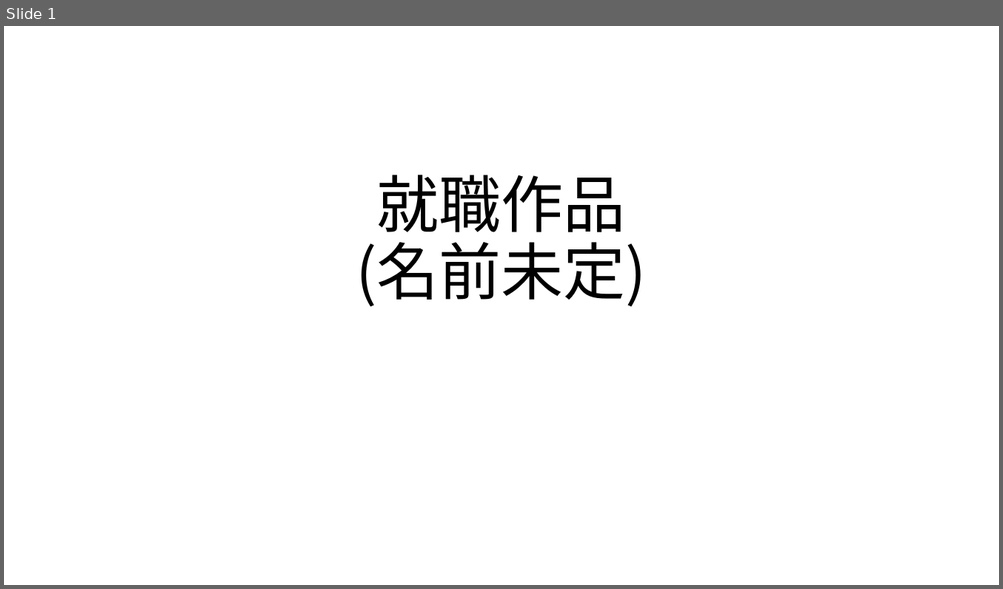
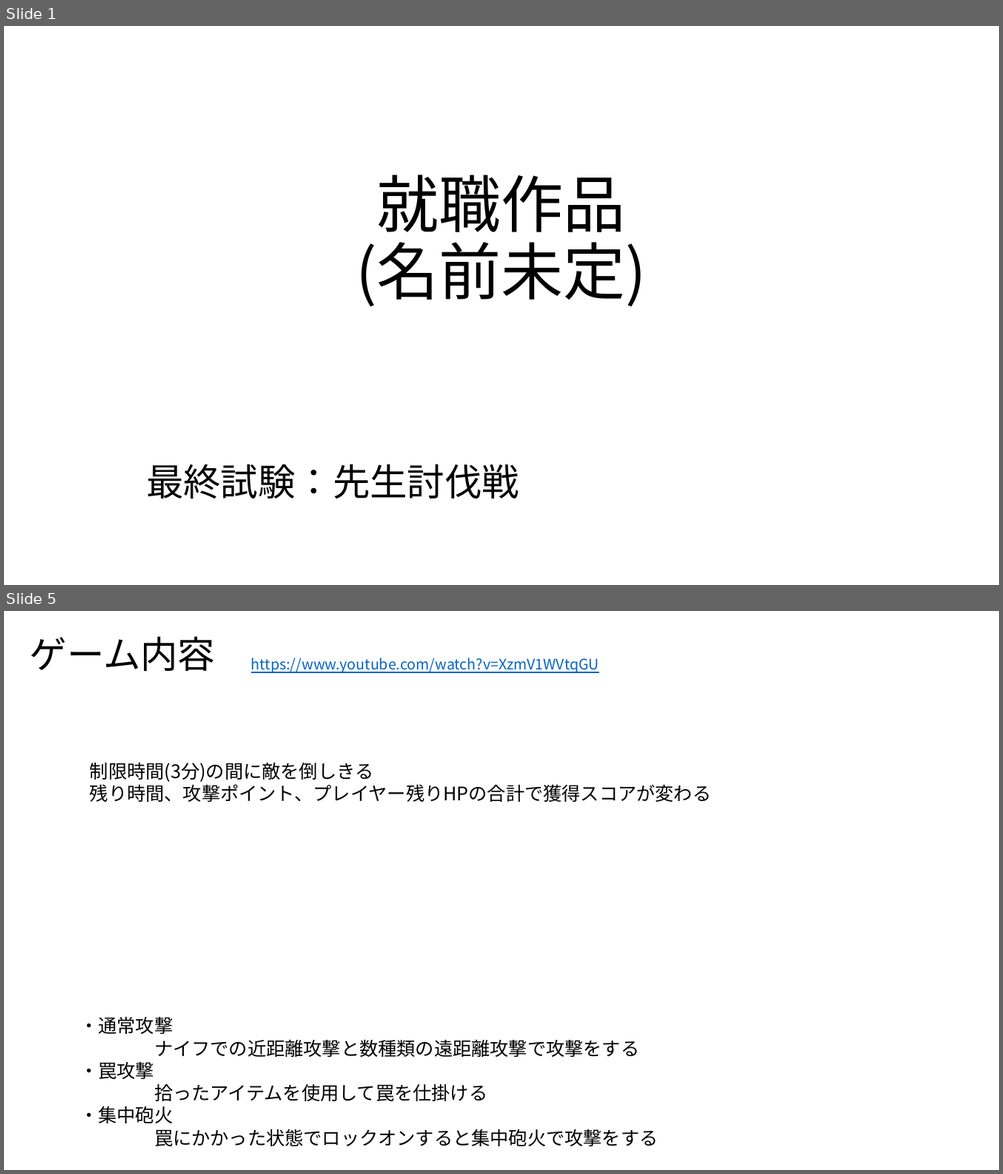
Before and after one commit to kakisawa/ProductionWork, a slide deck: 3DGame_3_NamelessGame/NamelessGame_企画書.pptx. Shown one above the other, each under a label of ours: slide 1 before the commit, slides 1 and 5 after it; the slides between them are not shown. The pictures are 1003x589 and 1003x1174 pixels, drawn with LibreOffice and Linux fonts; fonts in the diff are those of the drawing. Boxes give left, top, right and bottom in pixels: in the first picture for what was removed or moved away, otherwise in the second. Text is boxed around its words. In the diff, an @@ line names an element or a change of style, - is before the commit and + after.

```diff
--- a/3DGame_3_NamelessGame/NamelessGame_企画書.pptx
+++ b/3DGame_3_NamelessGame/NamelessGame_企画書.pptx
@@ slide 5 added at [4,611,999,1170], background #FFFFFF @@
@@ text added at [30,636,215,671], 36 pt, text #000000 @@
+ゲーム内容
@@ text added at [251,658,599,673], 14 pt, text #0563C1, underline @@
+https://www.youtube.com/watch?v=XzmV1WVtqGU
@@ text added at [90,762,711,802], 18 pt, text #000000 @@
+制限時間(3分)の間に敵を倒しきる
+残り時間、攻撃ポイント、プレイヤー残りHPの合計で獲得スコアが変わる
@@ text added at [79,1017,657,1147], 18 pt, text #000000 @@
+・通常攻撃
+ナイフでの近距離攻撃と数種類の遠距離攻撃で攻撃をする
+・罠攻撃
+拾ったアイテムを使用して罠を仕掛ける
+・集中砲火
+罠にかかった状態でロックオンすると集中砲火で攻撃をする
@@ slide 1 changed as well @@
@@ text added at [146,464,519,499], 36 pt, text #000000 @@
+最終試験：先生討伐戦
```
Also in this commit, not shown: 5 other slides added.
